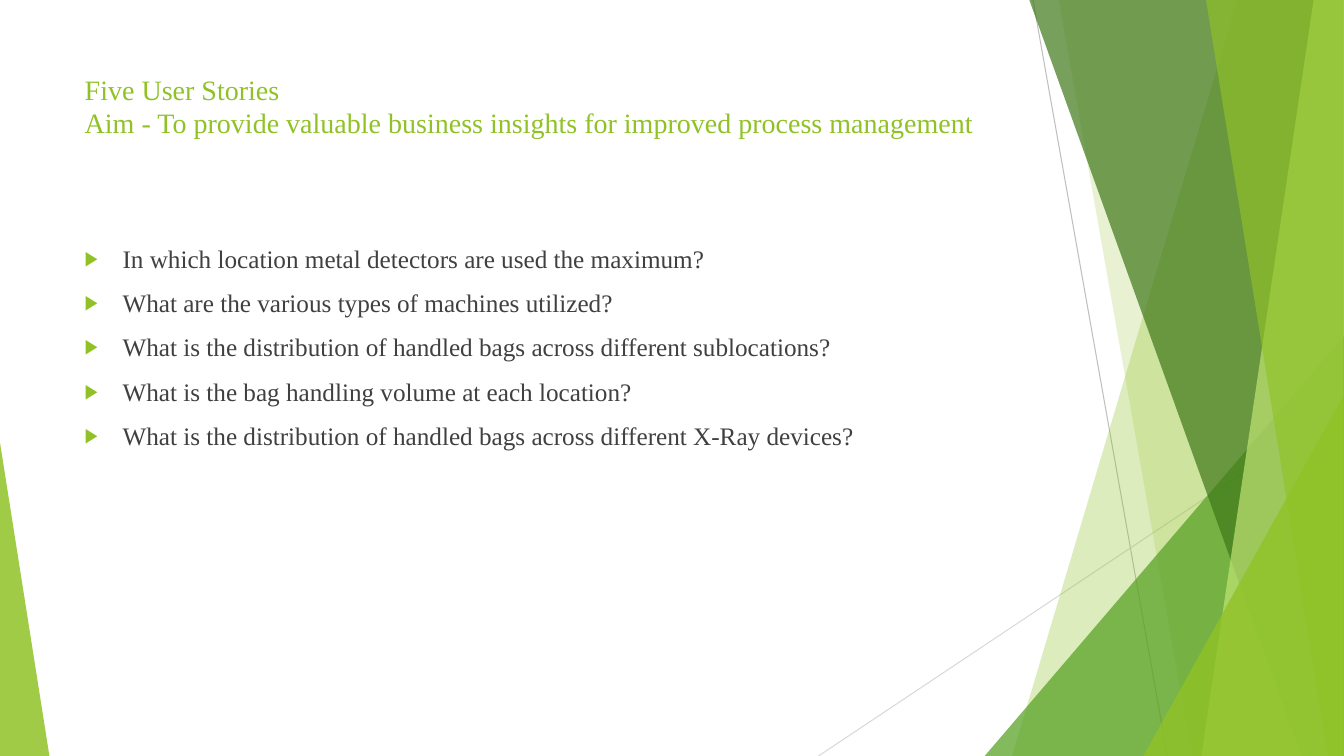
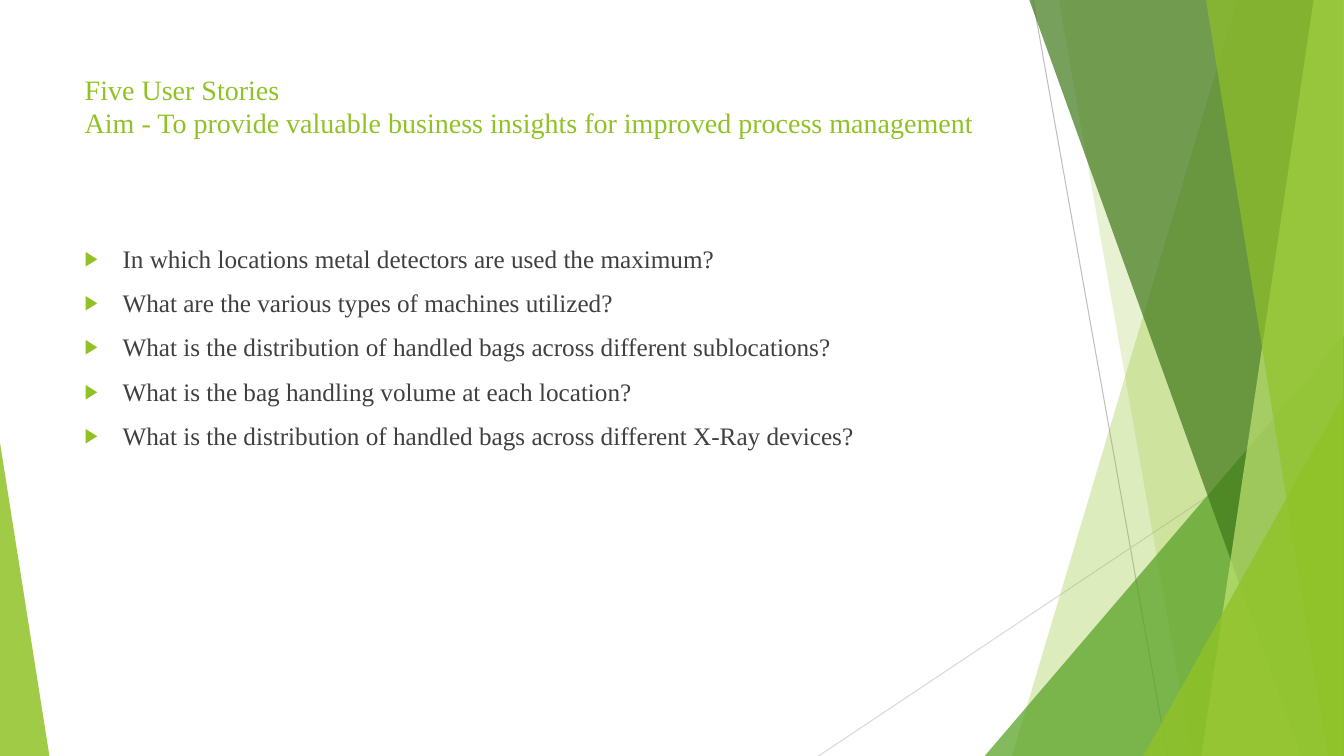
Before and after one commit to Amruthhs/EDA-ASU-Data, a slide deck: slide 5 of DAA Project.pptx. Drawn at 1344x756 pixels with LibreOffice and Linux fonts; fonts in the diff are those of the drawing. Boxes give left, top, right and bottom in pixels: in the first picture for what was removed or moved away, otherwise in the second. Text is boxed around its words. In the diff, an @@ line names an element or a change of style, - is before the commit and + after.

```diff
--- a/DAA Project.pptx
+++ b/DAA Project.pptx
@@ text at (123,250,714,269): text changed @@
-▶ In which location metal detectors are used the maximum?
+▶ In which locations metal detectors are used the maximum?
```
Also in this commit, not shown: 2 other slides changed, 1 other file.
